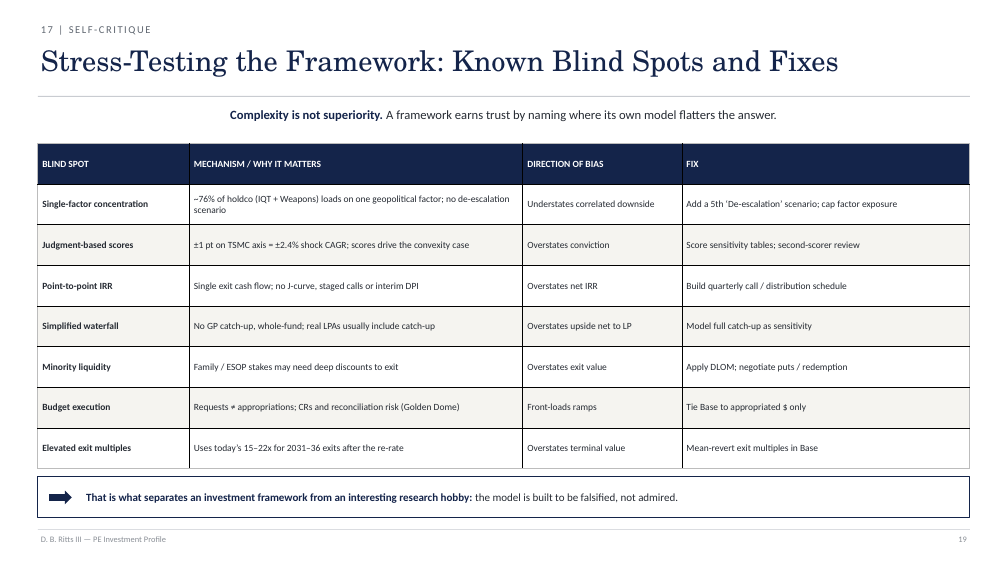
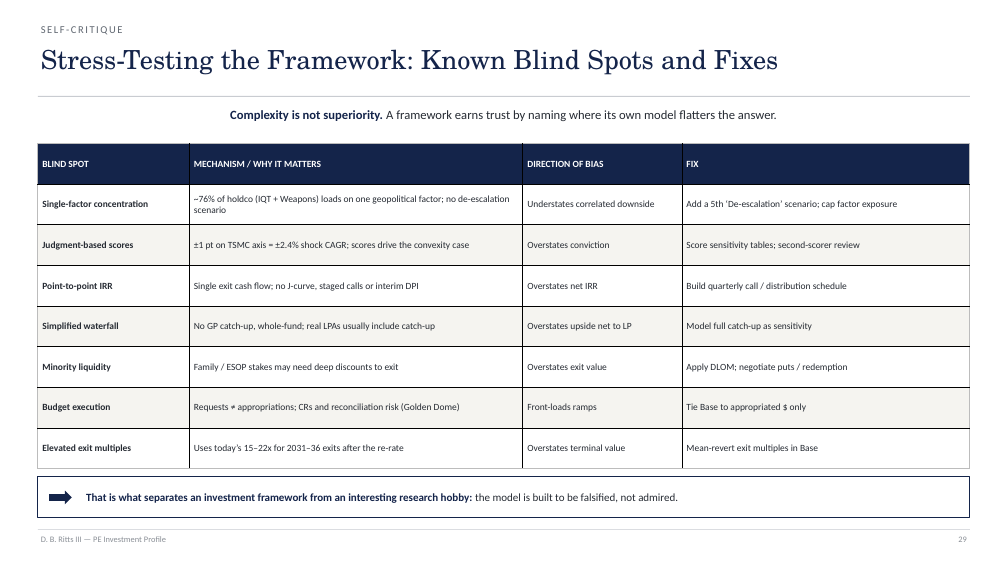
Before and after one commit to GoldmanRacks/Default, a slide deck: slide 29 of guides/D.B._Ritts_III_PE_Investment_Profile.pptx (slide 19 before the commit). Drawn at 1008x567 pixels with LibreOffice and Linux fonts; fonts in the diff are those of the drawing. Boxes give left, top, right and bottom in pixels: in the first picture for what was removed or moved away, otherwise in the second. Text is boxed around its words. In the diff, an @@ line names an element or a change of style, - is before the commit and + after.

```diff
--- a/guides/D.B._Ritts_III_PE_Investment_Profile.pptx
+++ b/guides/D.B._Ritts_III_PE_Investment_Profile.pptx
@@ text at (41,26,123,35): text changed @@
-17 | SELF-CRITIQUE
+SELF-CRITIQUE
@@ text "Stress-Testing the Framework: Known Blind ..." at (41,49,778,75): size 27 to 25 pt @@
```
Also in this commit, not shown: 20 other slides changed, 10 slides added, 4 other files.
